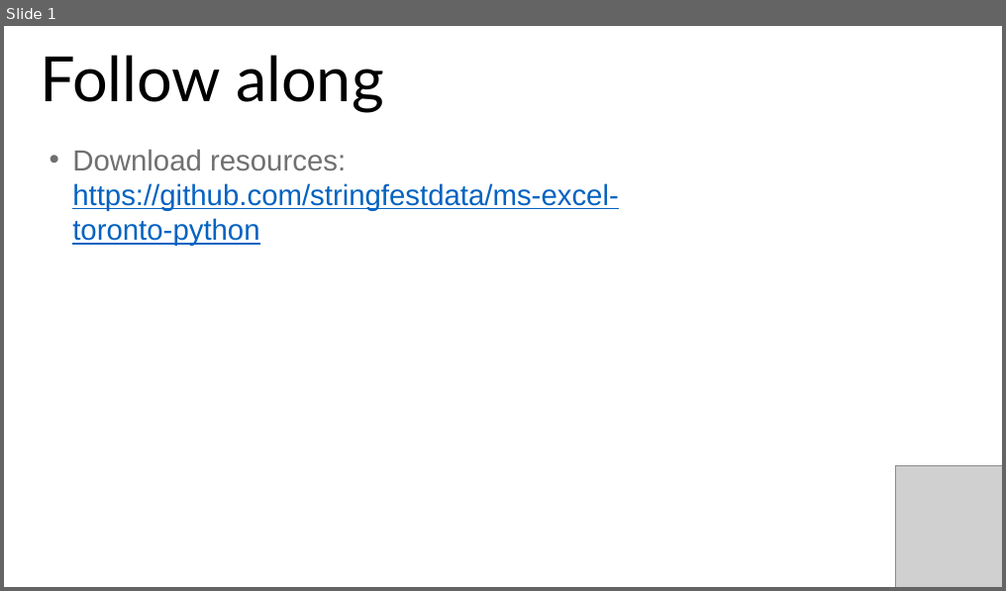
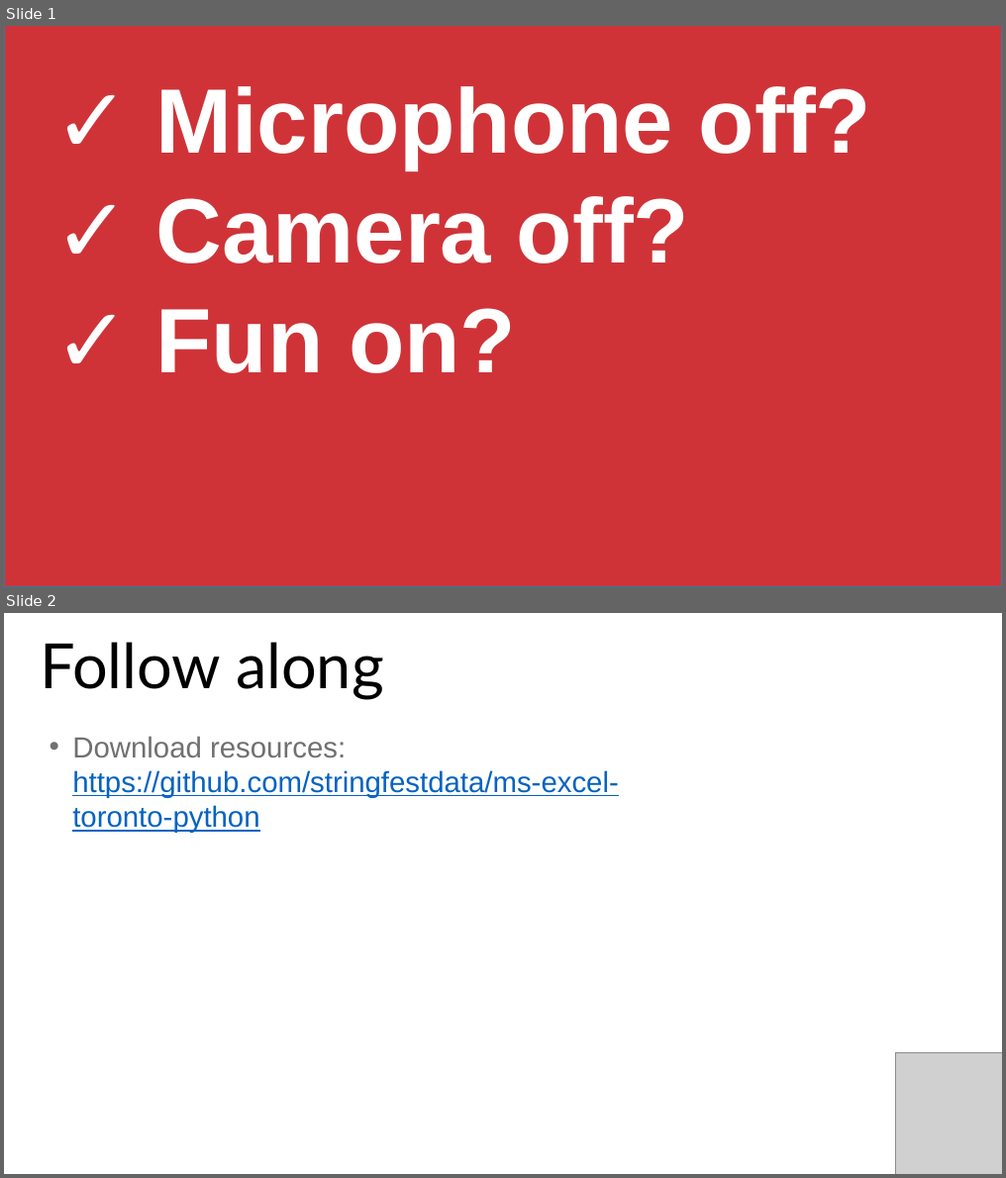
Before and after one commit to stringfestdata/aina-getting-started-python, a slide deck: aina-getting-started-python.pptx. Shown one above the other, each under a label of ours: slide 1 before the commit, slides 1 and 2 after it. The pictures are 1006x591 and 1006x1178 pixels, drawn with LibreOffice and Linux fonts; fonts in the diff are those of the drawing; grey boxes stand for pictures; background and template pictures are left out. Boxes give left, top, right and bottom in pixels: in the first picture for what was removed or moved away, otherwise in the second. Text is boxed around its words. In the diff, an @@ line names an element or a change of style, - is before the commit and + after.

```diff
--- a/aina-getting-started-python.pptx
+++ b/aina-getting-started-python.pptx
@@ slide 1 added at bbox=[4, 26, 1002, 587], background #FFFFFF @@
@@ rectangle added at bbox=[4, 26, 1002, 587], fill #CF3338, outline #43739E 1 pt @@
@@ text added at bbox=[155, 86, 871, 373], 88 pt, text #FFFFFF, bold @@
+✓ Microphone off?
+✓ Camera off?
+✓ Fun on?
@@ what was slide 1 is now slide 2 @@
```
